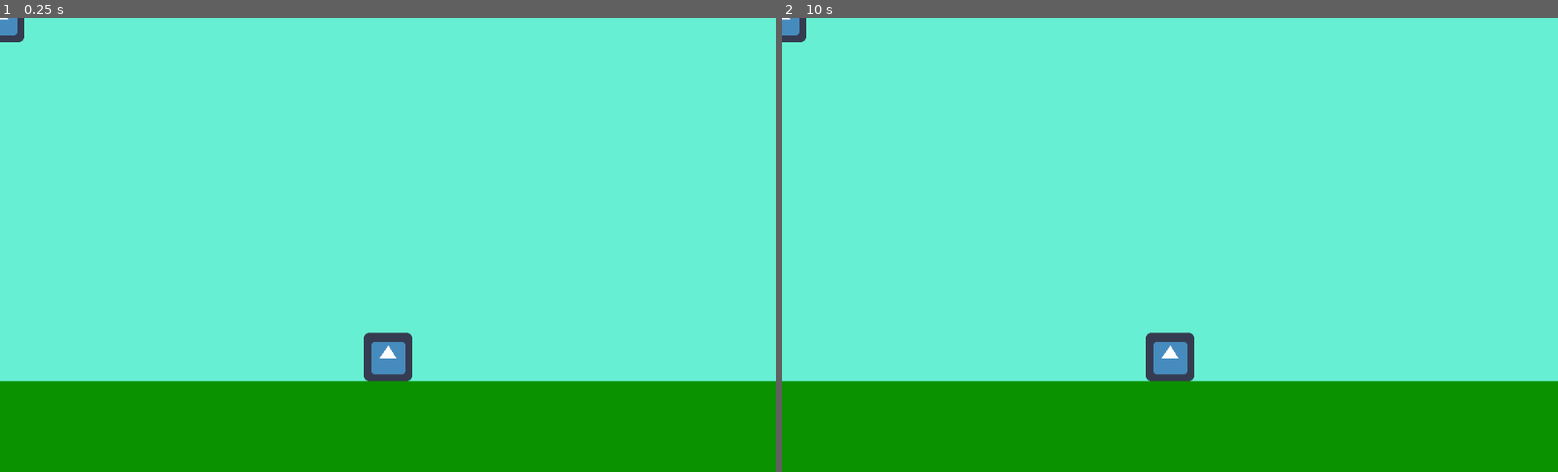
Above: before the commit, frames 1-2 (left to right).
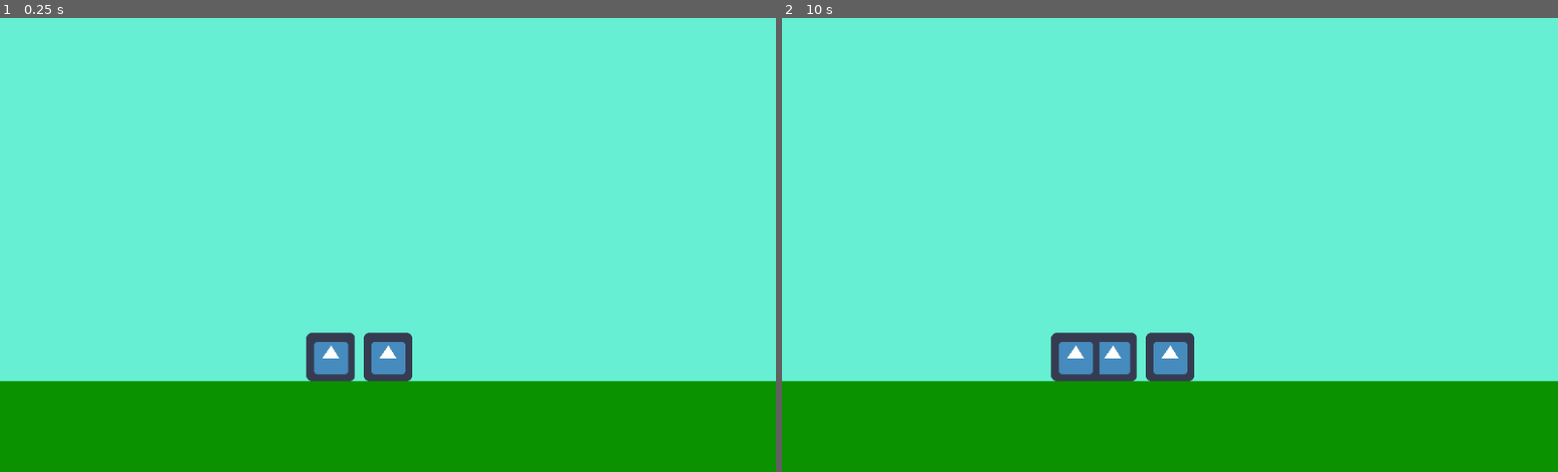
Above: after the commit, the same moments.

Repository: NoohAlavi/spooktober-jam-2020
Game: Godot game, scene res://World/World.tscn
Two runs of this game, one before a commit and one after it. Both use one fixed random seed, a clock stepped at 60 frames per second and the inputs below. The project has no main scene, so this scene is started directly. The engine's default icon, where the game draws it, is replaced by a stand-in: a white triangle on a blue panel in a dark square.
Inputs:
- Up to frame 1 (0.25 s): no input
- Up to frame 2 (10 s): tap Enter at 0.5, 2, 3.5 s; hold Right (ui_right) 0.53-1.28 s; tap Space at 1.25, 2.75, 4.25 s; hold Left (ui_left) 1.28-2.03 s; hold Right (ui_right) 2.03-3.53 s; hold Left (ui_left) 3.53-5.78 s; hold Right (ui_right) 5.78-8.03 s; hold Left (ui_left) 8.03-9.53 s; hold Right (ui_right) from 9.53 s (still down)

The runs differ from the first frame. In frame 1, 0.9% of the frame differs, in the area x 0-46%, y 0-81%; in frame 2, 1.4%.

Commit message:
Citizens spawn at random positions

Diff:
--- a/SpooktoberJam/Citizen/Citizen.gd
+++ b/SpooktoberJam/Citizen/Citizen.gd
@@ -2,6 +2,7 @@
 
 export var is_witness: bool = false;
 export var velocity: Vector2 = Vector2.ZERO;
+
 
 func _process(delta: float) -> void:
 	$"Exclamation Mark".visible = is_witness;
--- a/SpooktoberJam/Code/NewspaperStand.gd
+++ b/SpooktoberJam/Code/NewspaperStand.gd
@@ -41,6 +41,7 @@
 
 
 
+
 # Called every frame. 'delta' is the elapsed time since the previous frame.
 #func _process(delta):
 #	pass
--- a/SpooktoberJam/World/World.gd
+++ b/SpooktoberJam/World/World.gd
@@ -8,8 +8,12 @@
 		spawn_citizen();
 
 func spawn_citizen() -> void:
-	var new_citizen = citizen_scene.instance();
+	var new_citizen: KinematicBody2D = citizen_scene.instance();
+	var randX = rand_range(-2000, 2000);
+	var posY = 448;
 	$Citizens.add_child(new_citizen);
+	new_citizen.position.x = randX;
+	new_citizen.position.y = posY;
 	citizens_array.append(new_citizen);
 
 
Not shown, changed: SpooktoberJam/.mono/metadata/ide_messaging_meta.txt
